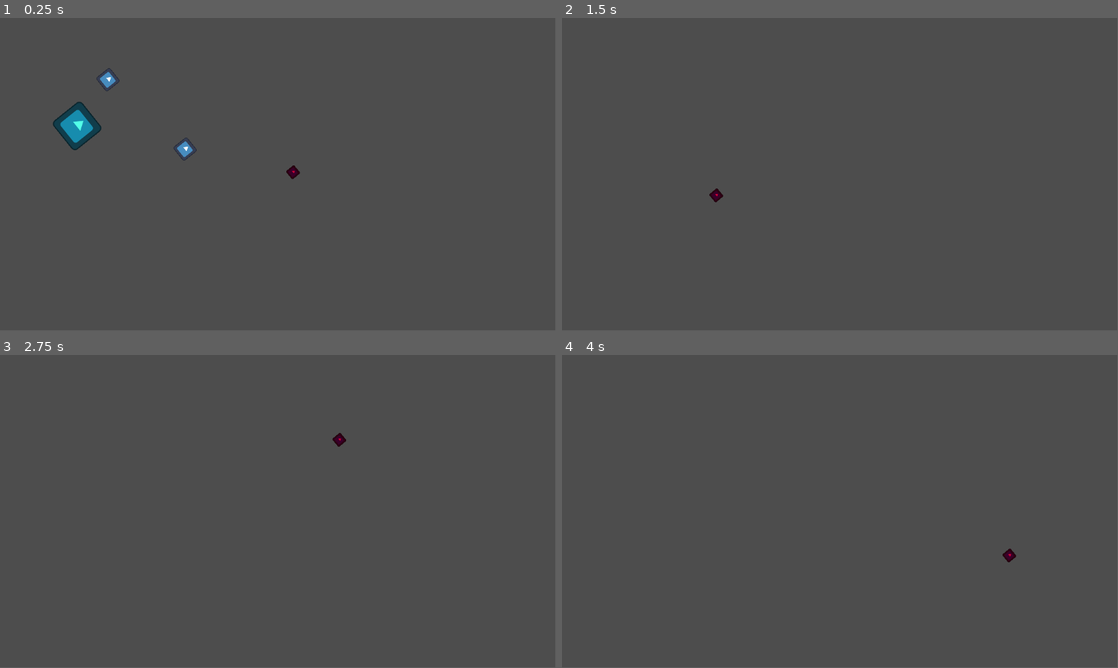
Above: before the commit, frames 1-4 (two rows, left to right).
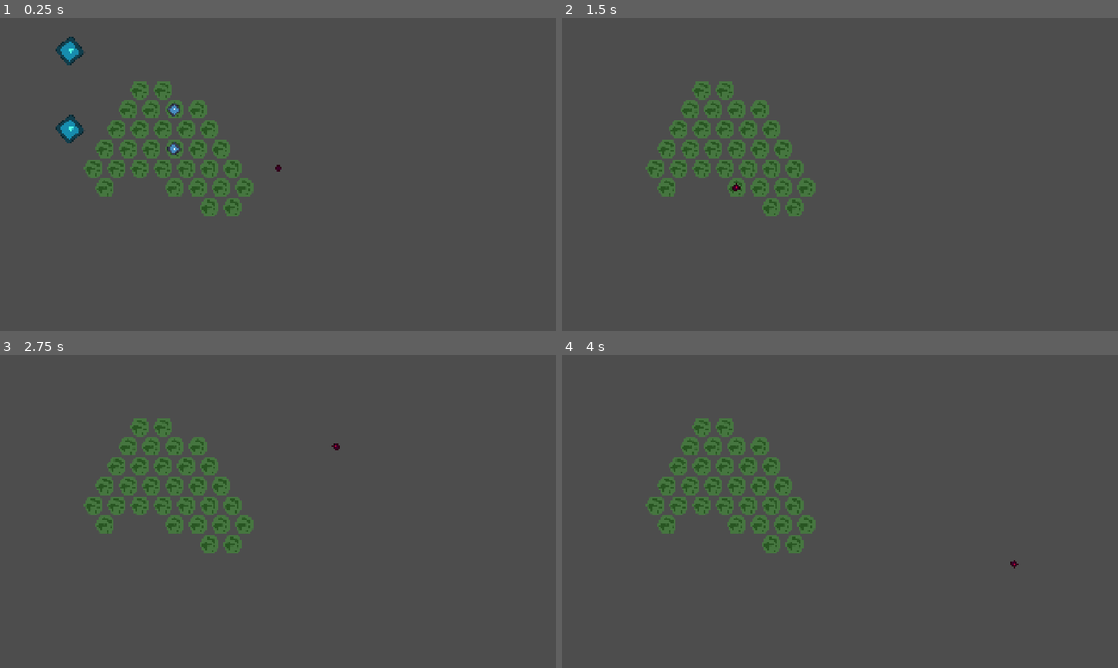
Above: after the commit, the same moments.

Repository: zunda-arrow/Sheep
Game: Godot game, scene res://game.tscn
Same seed, same stepped clock (60 frames per second), same inputs: the game is played once before the commit and once after it. The engine's default icon, where the game draws it, is replaced by a stand-in: a white triangle on a blue panel in a dark square.
Inputs (mouse positions are in pixels of both pictures, inside the frame that each line leads up to):
- Up to frame 1 (0.25 s): no input
- Up to frame 2 (1.5 s): tap Enter at 0.5 s; move the mouse to (962, 158) at 0.52 s; click (962, 158) at 0.67 s; tap Space at 1.25 s; move the mouse to (728, 190) at 1.27 s; click (728, 190) at 1.42 s
- Up to frame 3 (2.75 s): tap Enter at 2 s; move the mouse to (333, 442) at 2.02 s; click (333, 442) at 2.17 s
- Up to frame 4 (4 s): tap Space at 2.75 s; move the mouse to (812, 574) at 2.77 s; click (812, 574) at 2.92 s; tap Enter at 3.5 s; move the mouse to (1006, 558) at 3.52 s; click (1006, 558) at 3.67 s
In our replay, the window is 799x449 before the commit and 800x450 after it. These sizes can differ from the game's own. Grey fills any space a smaller window leaves; there, only what the larger window draws over its background counts as a difference.

The runs differ from the first frame. In frame 1, 6.1% of the frame differs, in the area x 9-54%, y 6-64%; in frame 2, 5.0%; in frame 3, 5.0%; in frame 4, 5.0%.

Commit message:
more changes

Diff:
--- a/game.gd
+++ b/game.gd
@@ -5,7 +5,7 @@
 
 var truck_pos = Vector2(2, 2)
 @onready var sheepen: Array[Sheep] = [
-	$Sheep1,
+	$Sheep,
 	$Sheep2,
 ]
 
--- a/game.tscn
+++ b/game.tscn
@@ -1,81 +1,20 @@
-[gd_scene load_steps=7 format=3 uid="uid://4wv1m2pigswx"]
+[gd_scene load_steps=8 format=3 uid="uid://4wv1m2pigswx"]
 
 [ext_resource type="Script" uid="uid://lmcihwyr16ob" path="res://game.gd" id="1_80nbo"]
+[ext_resource type="Texture2D" uid="uid://b5xt2jac1shhj" path="res://grass1.png" id="2_7jktm"]
 [ext_resource type="Texture2D" uid="uid://cjnobcrj0ht66" path="res://icon.svg" id="2_e2o6t"]
 [ext_resource type="Script" uid="uid://cc12my3fudb5h" path="res://mouse_clicked.gd" id="3_fc0e3"]
 [ext_resource type="Script" uid="uid://rr2x0k14x7pc" path="res://sheep.gd" id="4_fc0e3"]
 
-[sub_resource type="TileSetAtlasSource" id="TileSetAtlasSource_feb5d"]
-texture = ExtResource("2_e2o6t")
+[sub_resource type="TileSetAtlasSource" id="TileSetAtlasSource_ryrav"]
+texture = ExtResource("2_7jktm")
+texture_region_size = Vector2i(64, 64)
 0:0/0 = 0
-1:0/0 = 0
-2:0/0 = 0
-3:0/0 = 0
-4:0/0 = 0
-5:0/0 = 0
-6:0/0 = 0
-7:0/0 = 0
-0:1/0 = 0
-1:1/0 = 0
-2:1/0 = 0
-3:1/0 = 0
-4:1/0 = 0
-5:1/0 = 0
-6:1/0 = 0
-7:1/0 = 0
-0:2/0 = 0
-1:2/0 = 0
-2:2/0 = 0
-3:2/0 = 0
-4:2/0 = 0
-5:2/0 = 0
-6:2/0 = 0
-7:2/0 = 0
-0:3/0 = 0
-1:3/0 = 0
-2:3/0 = 0
-3:3/0 = 0
-4:3/0 = 0
-5:3/0 = 0
-6:3/0 = 0
-7:3/0 = 0
-0:4/0 = 0
-1:4/0 = 0
-2:4/0 = 0
-3:4/0 = 0
-4:4/0 = 0
-5:4/0 = 0
-6:4/0 = 0
-7:4/0 = 0
-0:5/0 = 0
-1:5/0 = 0
-2:5/0 = 0
-3:5/0 = 0
-4:5/0 = 0
-5:5/0 = 0
-6:5/0 = 0
-7:5/0 = 0
-0:6/0 = 0
-1:6/0 = 0
-2:6/0 = 0
-3:6/0 = 0
-4:6/0 = 0
-5:6/0 = 0
-6:6/0 = 0
-7:6/0 = 0
-0:7/0 = 0
-1:7/0 = 0
-2:7/0 = 0
-3:7/0 = 0
-4:7/0 = 0
-5:7/0 = 0
-6:7/0 = 0
-7:7/0 = 0
 
 [sub_resource type="TileSet" id="TileSet_mwb40"]
 tile_shape = 3
-tile_size = Vector2i(64, 64)
-sources/2 = SubResource("TileSetAtlasSource_feb5d")
+tile_size = Vector2i(80, 90)
+sources/0 = SubResource("TileSetAtlasSource_ryrav")
 
 [node name="Node2D" type="Node2D"]
 script = ExtResource("1_80nbo")
@@ -83,6 +22,7 @@
 [node name="TileMap" type="TileMap" parent="."]
 tile_set = SubResource("TileSet_mwb40")
 format = 2
+layer_0/tile_data = PackedInt32Array(262149, 0, 0, 327684, 0, 0, 393220, 0, 0, 458755, 0, 0, 262150, 0, 0, 196614, 0, 0, 262152, 0, 0, 327688, 0, 0, 327687, 0, 0, 327686, 0, 0, 262151, 0, 0, 196613, 0, 0, 327685, 0, 0, 393222, 0, 0, 393223, 0, 0, 393224, 0, 0, 393225, 0, 0, 458761, 0, 0, 524298, 0, 0, 589833, 0, 0, 589832, 0, 0, 524296, 0, 0, 458760, 0, 0, 458759, 0, 0, 524295, 0, 0, 524297, 0, 0, 458758, 0, 0, 458757, 0, 0, 458756, 0, 0, 524292, 0, 0, 393221, 0, 0)
 
 [node name="MouseClicked" type="Sprite2D" parent="."]
 modulate = Color(0.799517, 0, 0.213619, 1)
@@ -92,34 +32,28 @@
 texture = ExtResource("2_e2o6t")
 script = ExtResource("3_fc0e3")
 
-[node name="Sheep1" type="Node2D" parent="."]
-position = Vector2(89, 108)
+[node name="Sheep2" type="Sprite2D" parent="."]
+position = Vector2(602, 449)
 rotation = 0.894374
-scale = Vector2(0.600575, 0.600575)
+scale = Vector2(0.285985, 0.285985)
+texture = ExtResource("2_e2o6t")
 script = ExtResource("4_fc0e3")
-pos = Vector2i(5, 5)
 
-[node name="Sheep" type="Sprite2D" parent="Sheep1"]
-position = Vector2(129.748, 176.815)
-scale = Vector2(0.476186, 0.476186)
+[node name="SheepGoTo" type="Sprite2D" parent="Sheep2"]
+visible = false
+modulate = Color(0.321256, 1, 0.909609, 1)
+scale = Vector2(2.10002, 2.10002)
 texture = ExtResource("2_e2o6t")
 
-[node name="SheepGoTo" type="Sprite2D" parent="Sheep1"]
+[node name="Sheep" type="Sprite2D" parent="."]
+position = Vector2(609, 315)
+rotation = 0.894374
+scale = Vector2(0.285985, 0.285985)
+texture = ExtResource("2_e2o6t")
+script = ExtResource("4_fc0e3")
+
+[node name="SheepGoTo" type="Sprite2D" parent="Sheep"]
+visible = false
 modulate = Color(0.321256, 1, 0.909609, 1)
+scale = Vector2(2.10002, 2.10002)
 texture = ExtResource("2_e2o6t")
-
-[node name="Sheep2" type="Node2D" parent="."]
-position = Vector2(89, 108)
-rotation = 0.894374
-scale = Vector2(0.600575, 0.600575)
-script = ExtResource("4_fc0e3")
-pos = Vector2i(3, 2)
-
-[node name="Sheep" type="Sprite2D" parent="Sheep2"]
-position = Vector2(549.583, -378.736)
-scale = Vector2(0.476186, 0.476186)
-texture = ExtResource("2_e2o6t")
-
-[node name="SheepGoTo" type="Sprite2D" parent="Sheep2"]
-modulate = Color(0.321256, 1, 0.909609, 1)
-texture = ExtResource("2_e2o6t")
--- a/project.godot
+++ b/project.godot
@@ -14,3 +14,9 @@
 run/main_scene="uid://4wv1m2pigswx"
 config/features=PackedStringArray("4.4", "Forward Plus")
 config/icon="res://icon.svg"
+
+[display]
+
+window/size/viewport_width=1920
+window/size/viewport_height=1080
+window/stretch/mode="canvas_items"
--- a/sheep.gd
+++ b/sheep.gd
@@ -1,18 +1,16 @@
 extends Node2D
 class_name Sheep
-
-@onready var goto = $"../Sheep"
 
 @export var pos: Vector2i
 
 func _ready() -> void:
+	pos = $"../TileMap".local_to_map(position)
 	position = $"../TileMap".map_to_local(pos)
-	$Sheep.global_position = position
+	$SheepGoTo.visible = true
 
 func go(to: Vector2i):
 	pos = to
-	$"Sheep".global_position = $"../TileMap".map_to_local(to)
-
+	position = $"../TileMap".map_to_local(to)
 
 func preview(to: Vector2):
 	$"SheepGoTo".global_position = $"../TileMap".map_to_local(to)
Binary file added: grass1.png
Not shown, added: grass1.png.import
Binary file added: grass2.png
Not shown, added: grass2.png.import
Binary file added: sheep.png
Not shown, added: sheep.png.import
